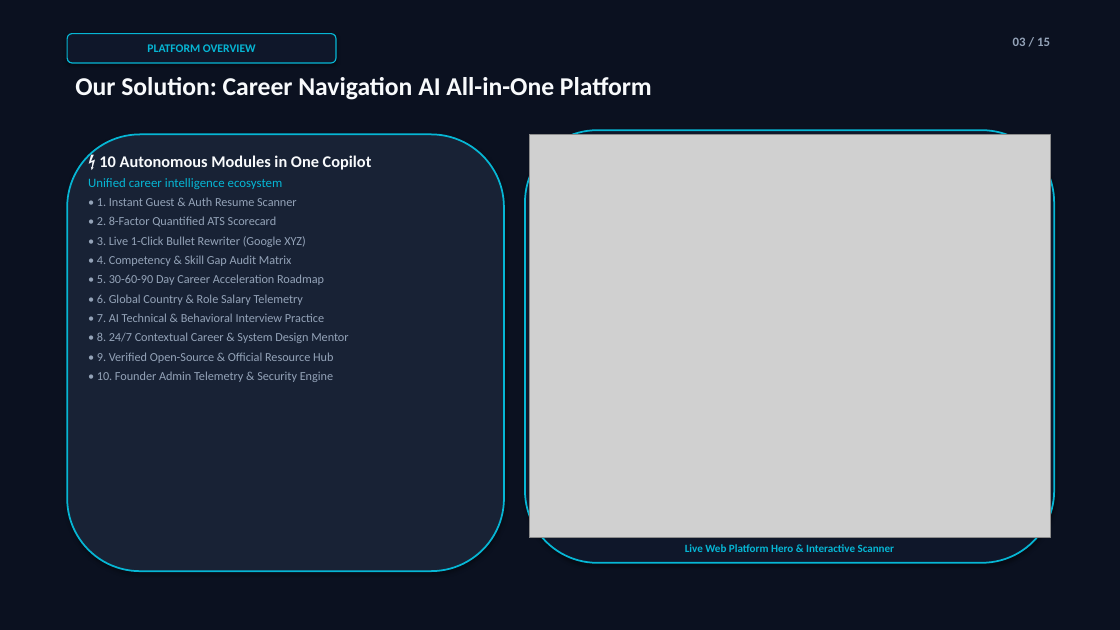
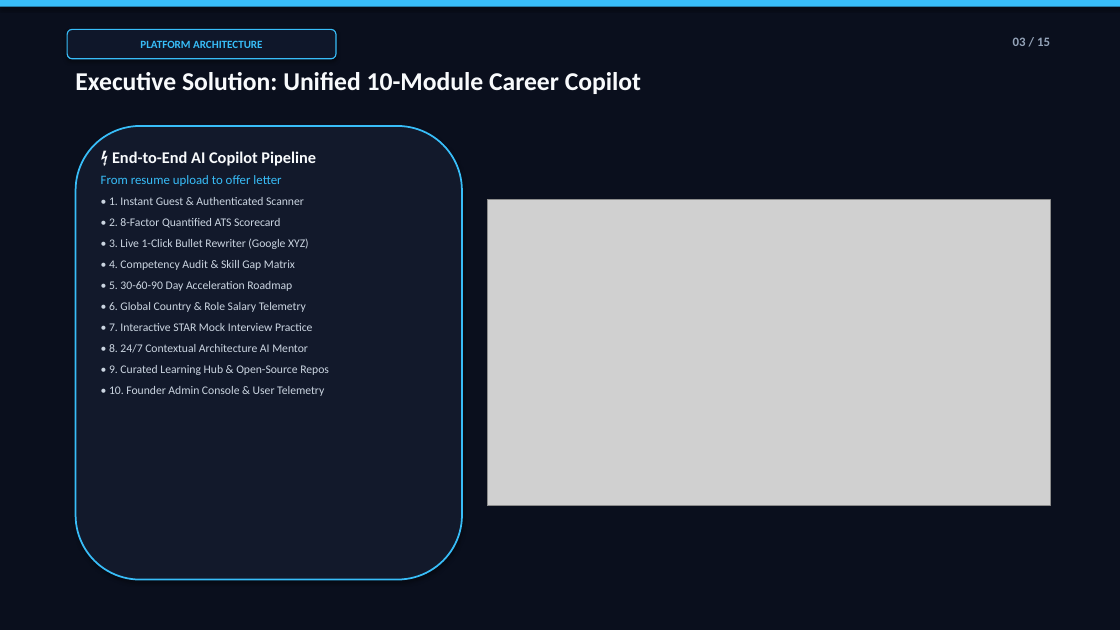
Before and after one commit to raj40870-pixel/Ai-skill-, a slide deck: slide 3 of The_Hustlers_Career_Nav_AI_Presentation.pptx. Drawn at 1120x630 pixels with LibreOffice and Linux fonts; fonts in the diff are those of the drawing; grey boxes stand for pictures. Boxes give left, top, right and bottom in pixels: in the first picture for what was removed or moved away, otherwise in the second. Text is boxed around its words. In the diff, an @@ line names an element or a change of style, - is before the commit and + after.

```diff
--- a/The_Hustlers_Career_Nav_AI_Presentation.pptx
+++ b/The_Hustlers_Career_Nav_AI_Presentation.pptx
@@ rectangle at (x1=0, y1=0, x2=1120, y2=630): fill #0B1120 to #0A0F1D @@
@@ rectangle added at (x1=0, y1=0, x2=1120, y2=7), fill #38BDF8 @@
@@ rounded rectangle "PLATFORM ARCHITECTURE" moved from (x1=67, y1=34, x2=336, y2=63) to (x1=67, y1=29, x2=336, y2=59) @@
@@ rounded rectangle "PLATFORM ARCHITECTURE" at (x1=67, y1=29, x2=336, y2=59): outline #06B6D4 1 pt to #38BDF8 1 pt @@
@@ text in rounded rectangle at (x1=140, y1=40, x2=263, y2=48): text changed; size 10 to 9.5 pt; text colour #06B6D4 to #38BDF8 @@
-PLATFORM OVERVIEW
+PLATFORM ARCHITECTURE
@@ text at (x1=75, y1=72, x2=641, y2=94): text changed @@
-Our Solution: Career Navigation AI All-in-One Platform
+Executive Solution: Unified 10-Module Career Copilot
@@ rounded rectangle resized from (x1=67, y1=134, x2=504, y2=571) to (x1=76, y1=126, x2=462, y2=580) @@
@@ rounded rectangle at (x1=76, y1=126, x2=462, y2=580): fill #182235 to #12192B; outline #06B6D4 1.5 pt to #38BDF8 1.5 pt @@
@@ text "⚡ End-to-End AI Copilot Pipeline" moved from (x1=88, y1=155, x2=372, y2=382) to (x1=101, y1=151, x2=329, y2=396) @@
@@ rounded rectangle removed at (x1=525, y1=130, x2=1054, y2=563) @@
@@ text at (x1=101, y1=151, x2=316, y2=205): text changed; size 11 to 10 pt; text colour #06B6D4 to #CBD5E1 @@
-⚡ 10 Autonomous Modules in One Copilot
-Unified career intelligence ecosystem
-• 1. Instant Guest & Auth Resume Scanner
+⚡ End-to-End AI Copilot Pipeline
+From resume upload to offer letter
+• 1. Instant Guest & Authenticated Scanner
@@ picture resized from (x1=529, y1=134, x2=1050, y2=538) to (x1=487, y1=200, x2=1050, y2=506) @@
@@ text at (x1=109, y1=218, x2=309, y2=312): size 10.5 to 10 pt, text colour #94A3B8 to #CBD5E1 in "• 2. 8-Factor Quantified ATS Scorecard", "• 3. Live 1-Click Bullet Rewriter (Google ...", "• 6. Global Country & Role Salary ..."; more space between paragraphs @@
@@ text at (x1=109, y1=260, x2=295, y2=291): text changed; size 10.5 to 10 pt; text colour #94A3B8 to #CBD5E1 @@
-• 4. Competency & Skill Gap Audit Matrix
-• 5. 30-60-90 Day Career Acceleration Roadmap
+• 4. Competency Audit & Skill Gap Matrix
+• 5. 30-60-90 Day Acceleration Roadmap
@@ text at (x1=109, y1=323, x2=329, y2=396): text changed; size 10.5 to 10 pt; text colour #94A3B8 to #CBD5E1 @@
-• 7. AI Technical & Behavioral Interview Practice
-• 8. 24/7 Contextual Career & System Design Mentor
-• 9. Verified Open-Source & Official Resource Hub
-• 10. Founder Admin Telemetry & Security Engine
+• 7. Interactive STAR Mock Interview Practice
+• 8. 24/7 Contextual Architecture AI Mentor
+• 9. Curated Learning Hub & Open-Source Repos
+• 10. Founder Admin Console & User Telemetry
@@ text removed at (x1=685, y1=544, x2=895, y2=552) @@
-Live Web Platform Hero & Interactive Scanner
```
Also in this commit, not shown: 12 other slides changed, 2 slides added, 2 slides removed, 15 other files.
